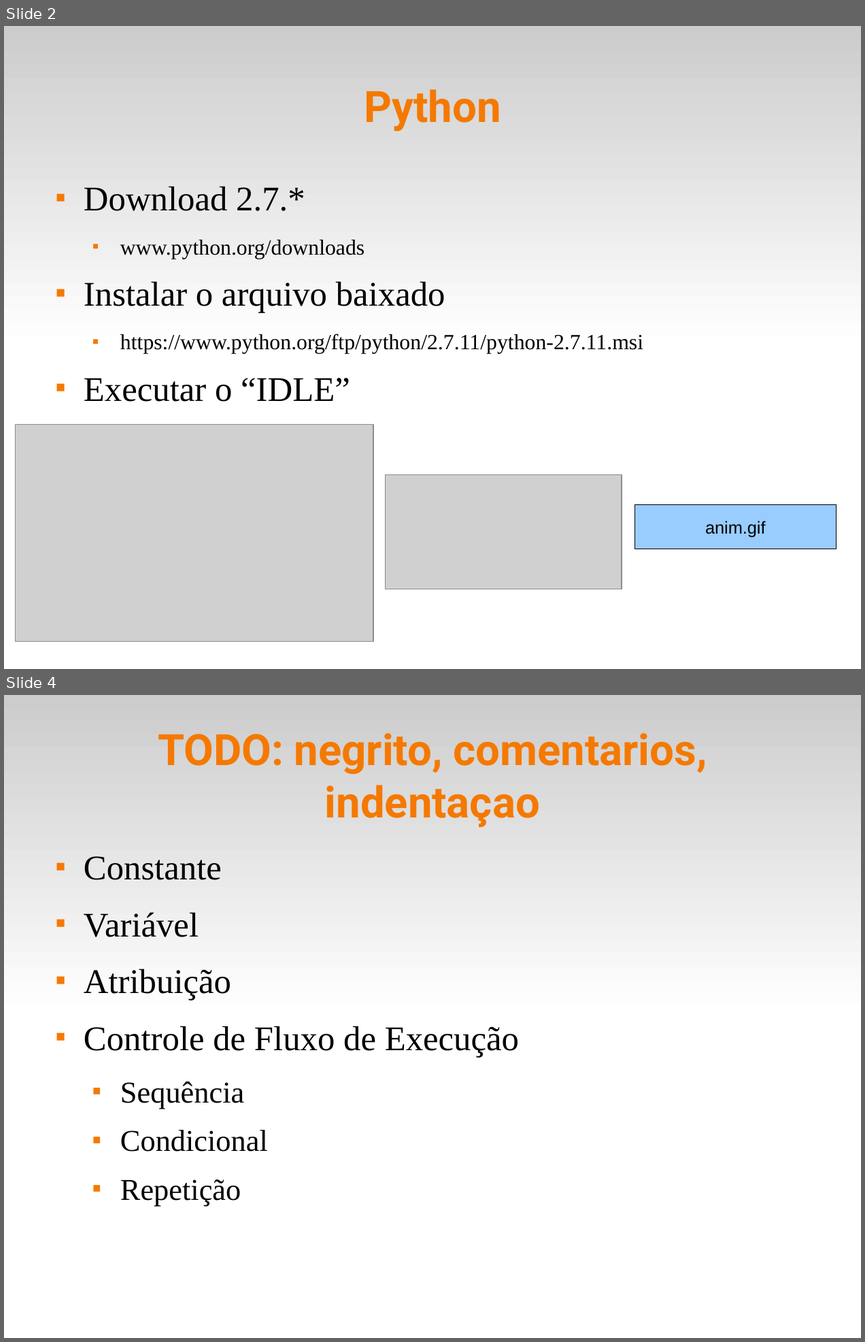
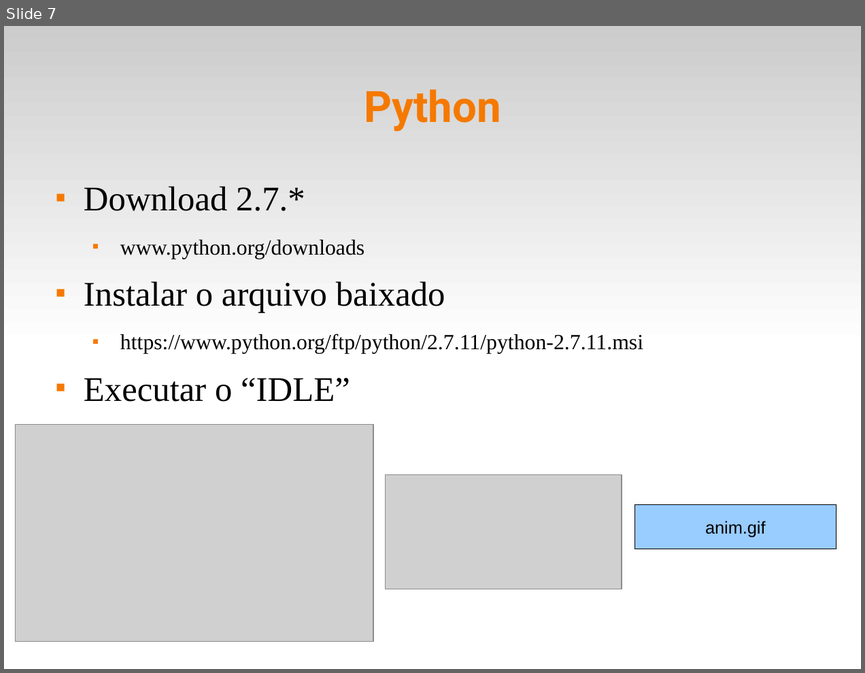
Before and after one commit to fsantanna-uerj/IPD, a slide deck: slides/ipd-02.odp. Shown one above the other, each under a label of ours: slides 2 and 4 before the commit, slide 7 after it; the slides between them are not shown. The pictures are 865x1342 and 865x673 pixels, drawn with LibreOffice and Linux fonts; fonts in the diff are those of the drawing; grey boxes stand for pictures. Boxes give left, top, right and bottom in pixels: in the first picture for what was removed or moved away, otherwise in the second. Text is boxed around its words. In the diff, an @@ line names an element or a change of style, - is before the commit and + after.

```diff
--- a/slides/ipd-02.odp
+++ b/slides/ipd-02.odp
@@ slide 4 removed at (4, 695, 861, 1338), background #FFFFFF; not listed: 1 template element that a slide beside it also shows @@
@@ title removed at (158, 733, 707, 828) @@
-TODO: negrito, comentarios, indentaçao
@@ text removed at (84, 856, 519, 1206) @@
-■ Constante
-■ Variável
-■ Atribuição
-■ Controle de Fluxo de Execução
-  ■ Sequência
-  ■ Condicional
-  ■ Repetição
@@ what was slide 2 is now slide 7 @@
```
Also in this commit, not shown: 7 slides added, 10 other slides removed, 7 other files.
